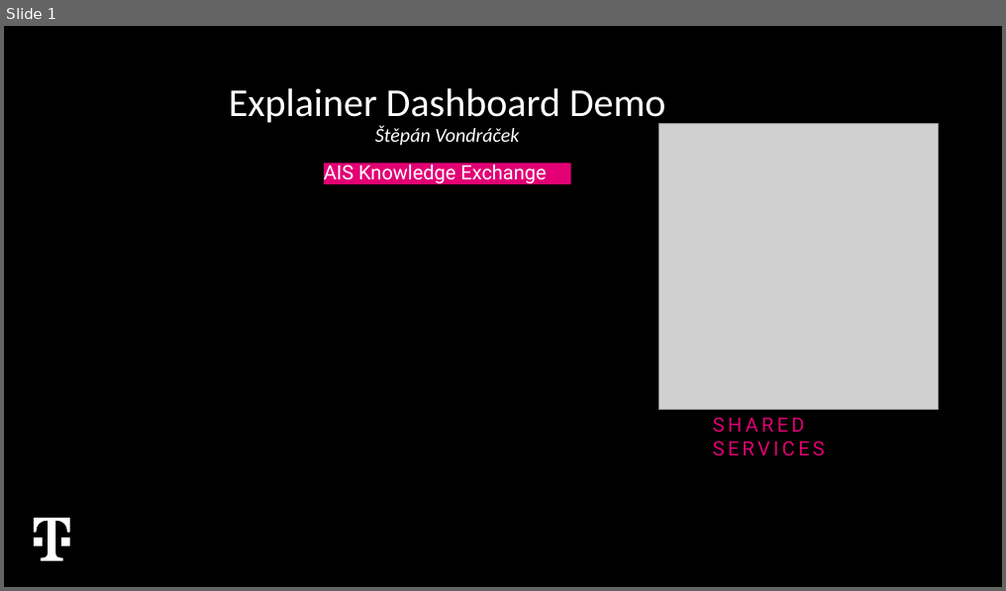
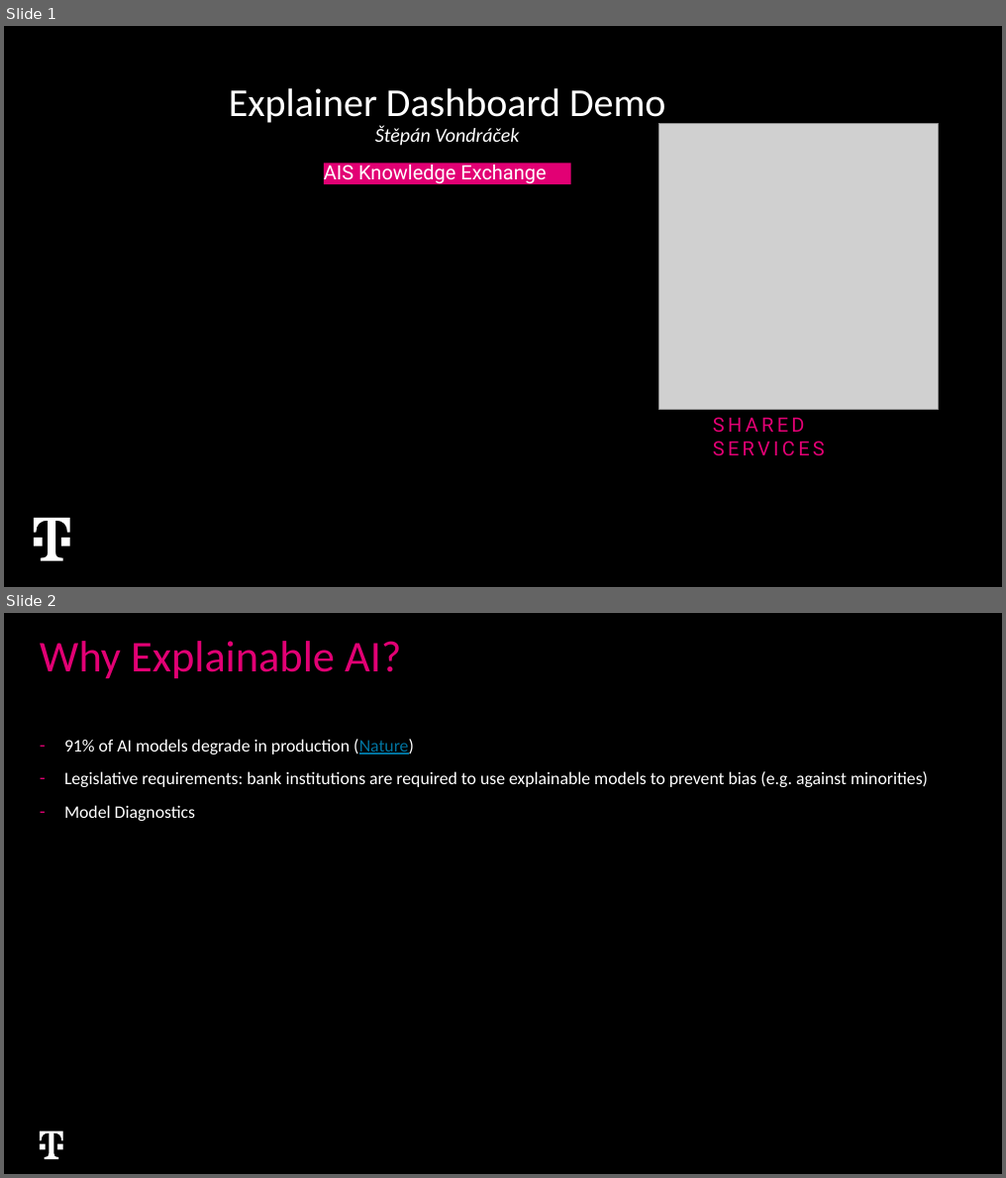
Before and after one commit to VondracekS/ExplainabilityExchange, a slide deck: ExplainerDahboards_AIS_KnowledgeExchange.pptx. Shown one above the other, each under a label of ours: slide 1 before the commit, slides 1 and 2 after it. The pictures are 1006x591 and 1006x1178 pixels, drawn with LibreOffice and Linux fonts; fonts in the diff are those of the drawing; grey boxes stand for pictures; background and template pictures are left out. Boxes give left, top, right and bottom in pixels: in the first picture for what was removed or moved away, otherwise in the second. Text is boxed around its words. In the diff, an @@ line names an element or a change of style, - is before the commit and + after.

```diff
--- a/ExplainerDahboards_AIS_KnowledgeExchange.pptx
+++ b/ExplainerDahboards_AIS_KnowledgeExchange.pptx
@@ slide 2 added at bbox=[4, 613, 1002, 1174], background #000000 @@
@@ title added at bbox=[40, 641, 401, 678], 40 pt, text #E20074 @@
+Why Explainable AI?
@@ text added at bbox=[64, 739, 928, 821], 16 pt, text #FFFFFF @@
+– 91% of AI models degrade in production (Nature)
+– Legislative requirements: bank institutions are required to use explainable models to prevent bias (e.g. against minorities)
+– Model Diagnostics
@@ freeform shape added at bbox=[40, 1132, 63, 1159], fill #FFFFFF @@
```
Also in this commit, not shown: 4 slides changed, 3 other slides added, 1 slide removed, 3 other files.
